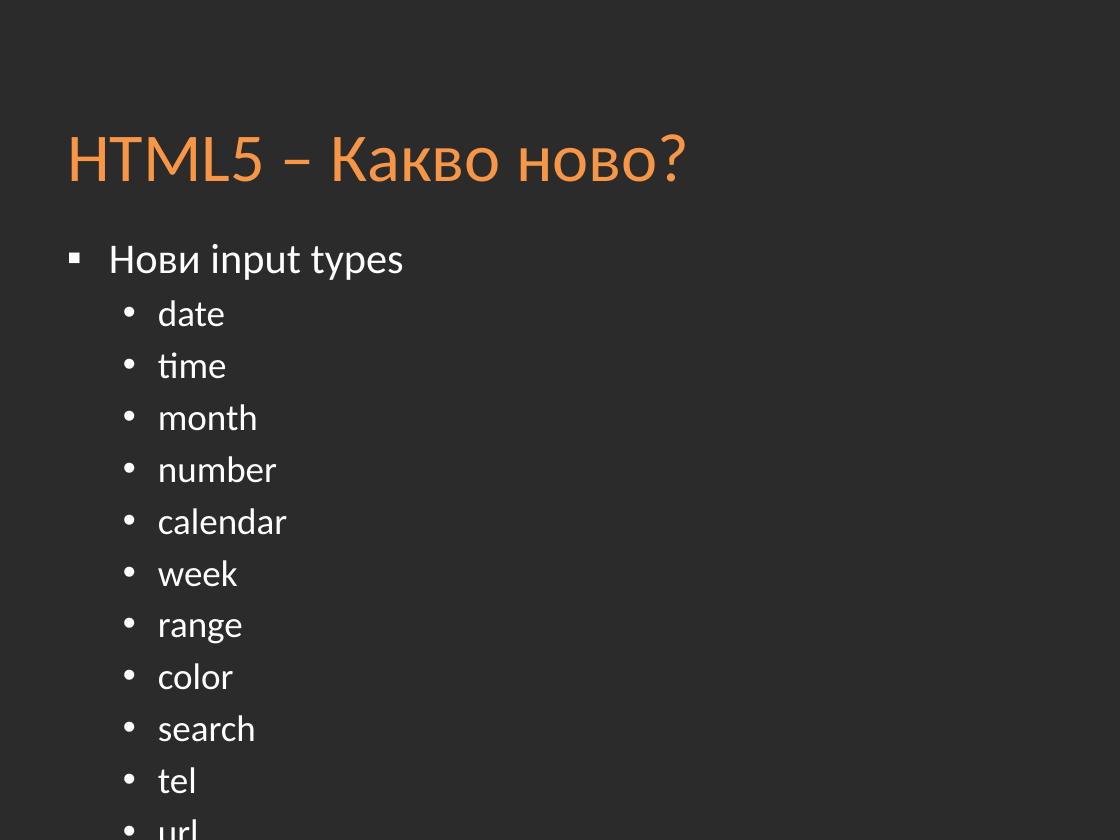
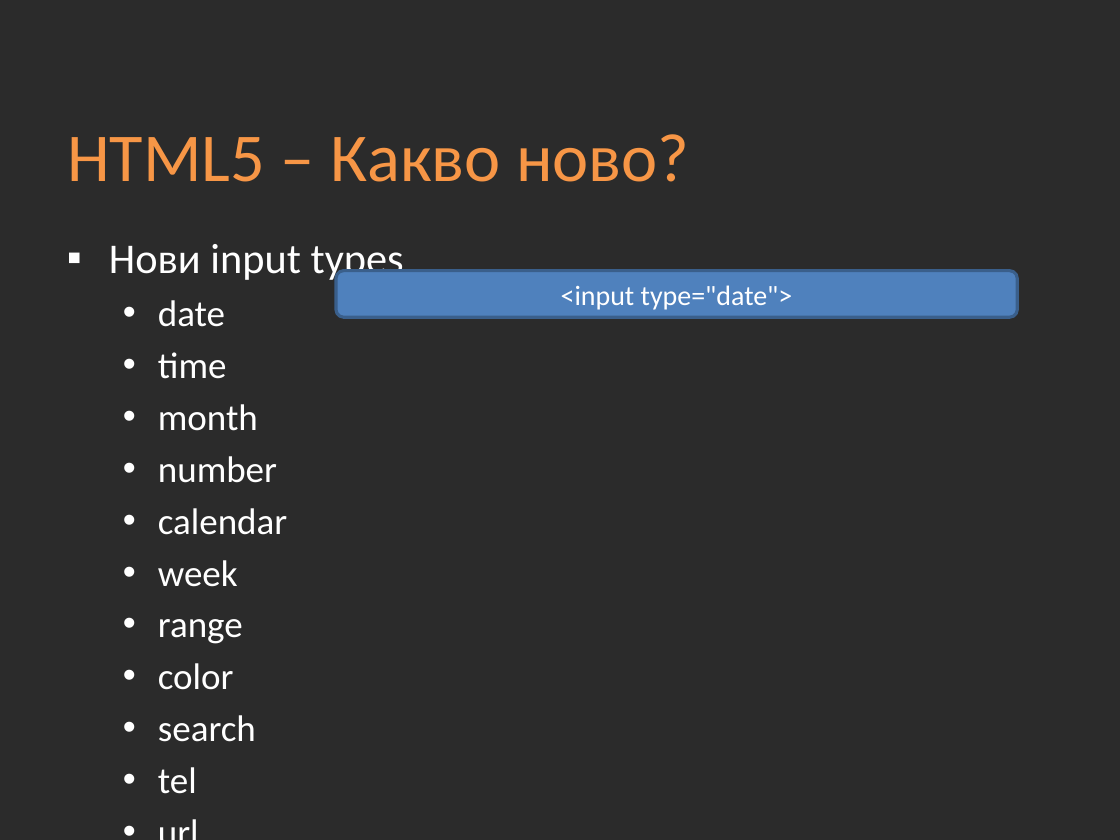
Before and after one commit to Academy-Soft-Intellect/Front-End-Course, a slide deck: slide 9 of 03-HTML5/03-HTML5.pptx (slide 6 before the commit). Drawn at 1120x840 pixels with LibreOffice and Linux fonts; fonts in the diff are those of the drawing; background and template pictures are left out; a plain dark background stands for a picture behind light text. Boxes give left, top, right and bottom in pixels: in the first picture for what was removed or moved away, otherwise in the second. Text is boxed around its words. In the diff, an @@ line names an element or a change of style, - is before the commit and + after.

Commit message:
HTML presentations change

```diff
--- a/03-HTML5/03-HTML5.pptx
+++ b/03-HTML5/03-HTML5.pptx
@@ rounded rectangle added at bbox=[336, 271, 1017, 318], fill #4F81BD, outline #3A5F8C 2 pt, 18 pt, text #FFFFFF @@
+<input type="date">
```
Also in this commit, not shown: 8 other slides changed, 11 slides added, 2 slides removed.
